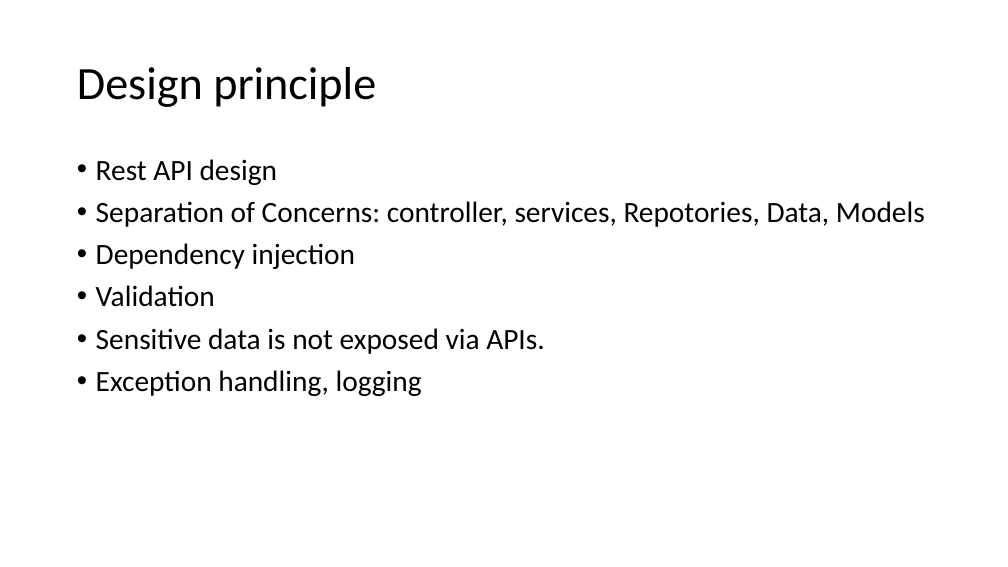
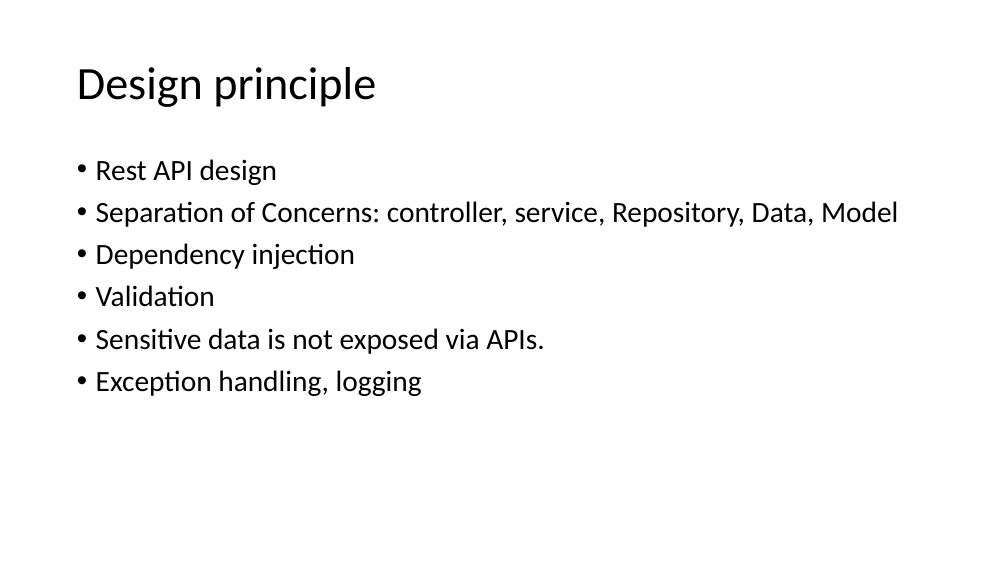
Before and after one commit to Lejuan60606/PlayGoodSolution, a slide deck: slide 4 of Presentation1.pptx (slide 6 before the commit). Drawn at 1008x567 pixels with LibreOffice and Linux fonts; fonts in the diff are those of the drawing. Boxes give left, top, right and bottom in pixels: in the first picture for what was removed or moved away, otherwise in the second. Text is boxed around its words. In the diff, an @@ line names an element or a change of style, - is before the commit and + after.

Commit message:
added data annotation and update updated method to avoid concurrency issue. Updated PPT

```diff
--- a/Presentation1.pptx
+++ b/Presentation1.pptx
@@ text at box(96, 201, 898, 227): text changed @@
-• Separation of Concerns: controller, services, Repotories, Data, Models
+• Separation of Concerns: controller, service, Repository, Data, Model
```
Also in this commit, not shown: 1 other slide changed, 2 slides added, 1 slide removed, 5 other files.
